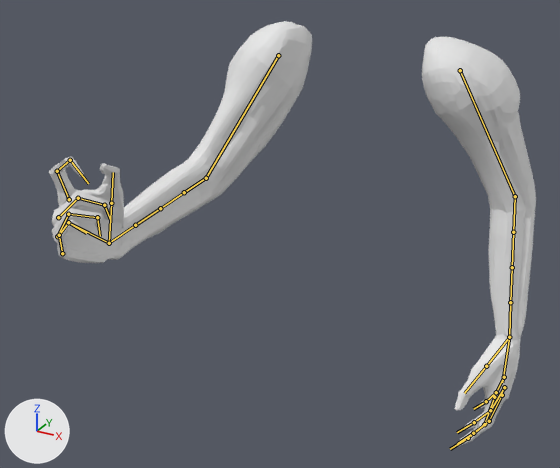
One commit to the FBX model Animations/Player/FP_Character/SK_FP_Fire.fbx: the scene before it, then after it.
One viewpoint serves both versions: a 50 mm camera at (0.888, -2.121, 1.42) aimed at (-0.101, -0.323, 0.521). Every picture has the same lights, and +X, +Y and +Z are marked at lower left. The first picture is the older version. Both versions are drawn at frame 7 of the action 'Scene'; the numbers are the values there. The bones that change, and the others that lie on the model, are drawn over the model as lines.

Objects in the first picture: 'Arms_objects'.
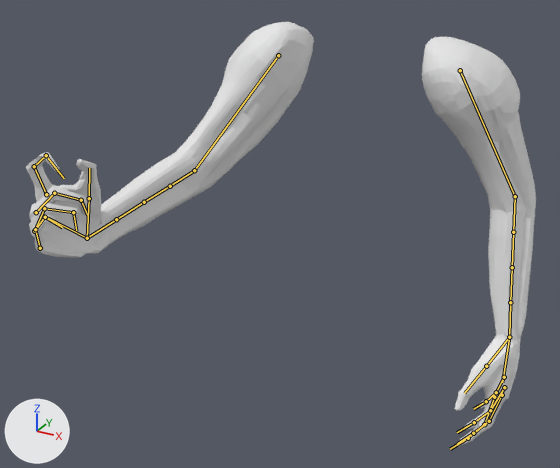
Commit message: updated fire animation to have more side-swing

The change, as a diff of the scene's bpy script:
```diff
--- a/Animations/Player/FP_Character/SK_FP_Fire.fbx.py
+++ b/Animations/Player/FP_Character/SK_FP_Fire.fbx.py
@@ bone_upper_r @@
 bone_upper_r = bpy.data.objects['Arms_Rig'].pose.bones['Upper_R']  # child of 'Root'
-bone_upper_r.rotation_quaternion = (0.894, -0.416, 0.15, -0.072)  # degrees (-51, 12, -15)
+bone_upper_r.rotation_quaternion = (0.881, -0.437, 0.177, -0.04)  # degrees (-55, 16, -14)
@@ bone_lower_1_r @@
 bone_lower_1_r = bpy.data.objects['Arms_Rig'].pose.bones['Lower_1_R']  # child of 'Upper_R'
-bone_lower_1_r.rotation_quaternion = (0.995, -0.095, 0.015, -0.032)  # degrees (-11, 1, -4)
+bone_lower_1_r.rotation_quaternion = (0.999, -0.035, 0.025, -0.012)  # degrees (-4, 3, -1)
@@ bone_hand_r @@
 bone_hand_r = bpy.data.objects['Arms_Rig'].pose.bones['Hand_R']  # child of 'Lower_4_R'
-bone_hand_r.rotation_quaternion = (0.895, -0.439, 0.047, 0.056)  # degrees (-52, 8, 3)
+bone_hand_r.rotation_quaternion = (0.884, -0.46, 0.084, 0.013)  # degrees (-55, 9, -3)
```

Location of each change, (x1, y1, x2, y2) in pixels of the pictures (560 x 468 px):
'Arms_objects', posed
    before: (49, 21, 536, 447)
    after: (26, 22, 536, 447)
bone 'Upper_R', root to tip
    before: (278, 55) to (206, 178)
    after: (278, 55) to (194, 170)
bone 'Lower_1_R', root to tip
    before: (206, 178) to (184, 192)
    after: (194, 170) to (170, 186)
bone 'Hand_R', root to tip
    before: (109, 243) to (70, 223)
    after: (87, 238) to (48, 218)
